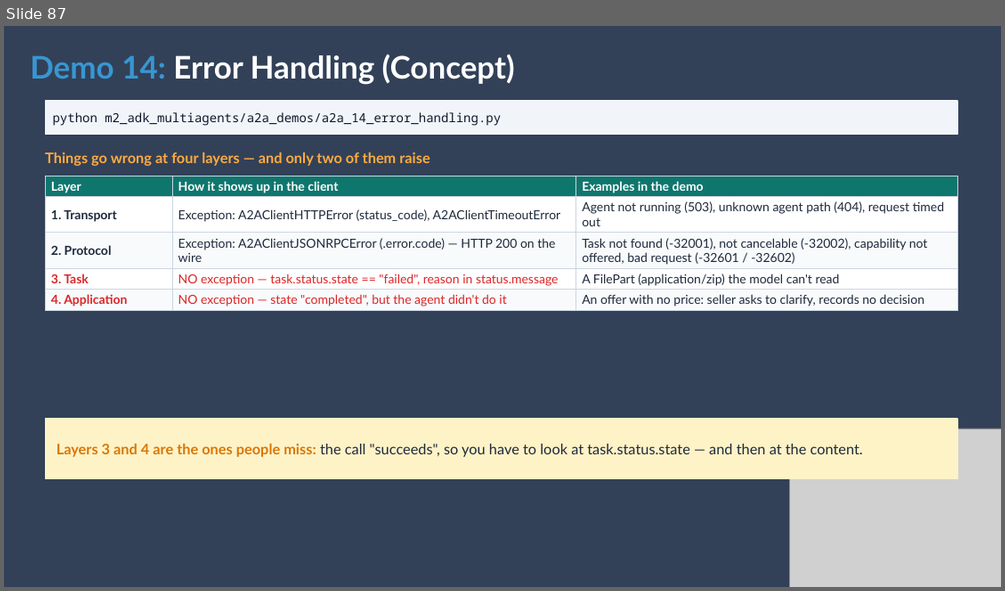
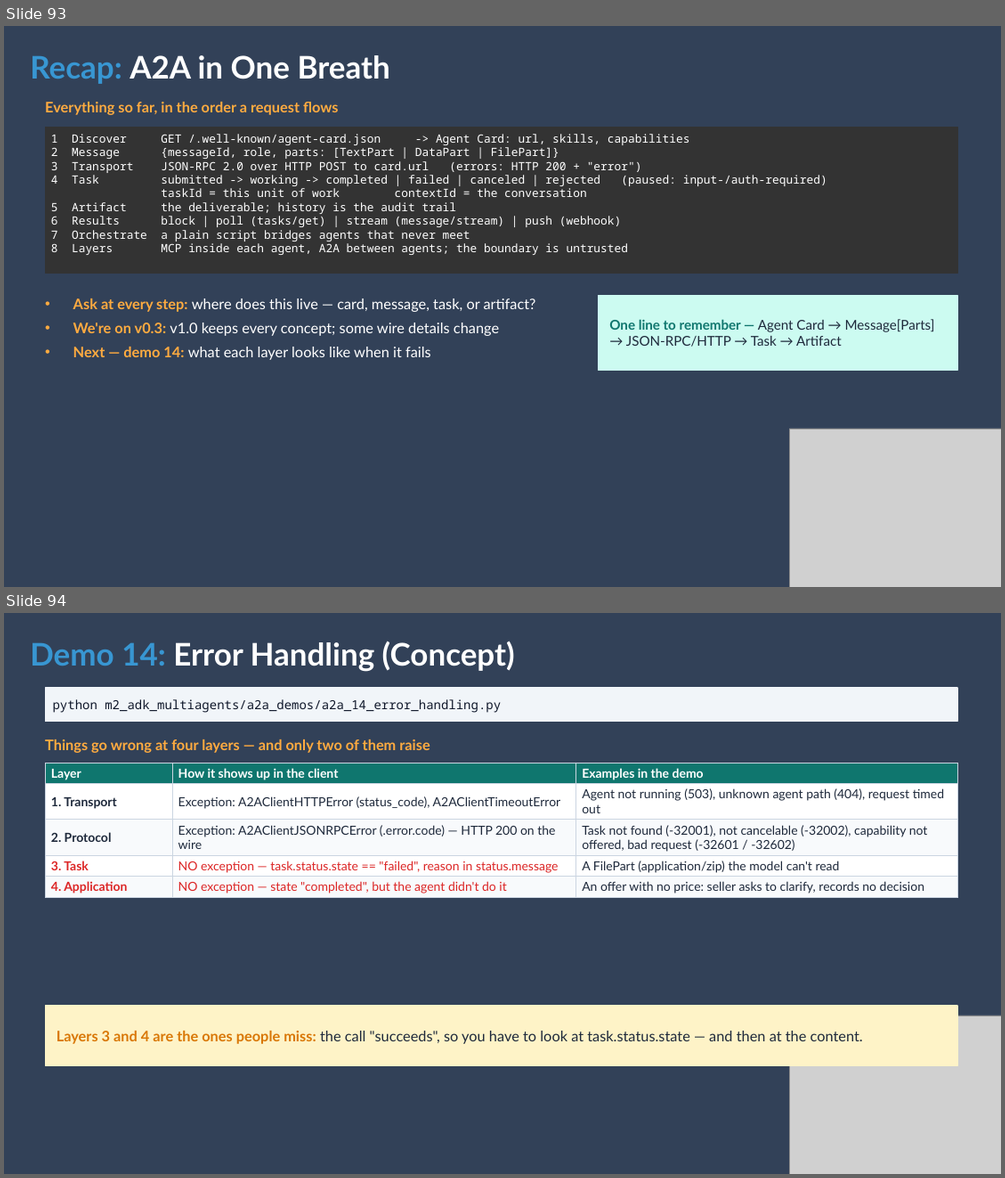
Before and after one commit to jeev1992/real-estate-negotiation-simulator, a slide deck: Week 6 _ Agent Communication Protocols_ MCP, A2A, and Google ADK.pptx. Shown one above the other, each under a label of ours: slide 87 before the commit, slides 93 and 94 after it. The pictures are 1005x591 and 1005x1178 pixels, drawn with LibreOffice and Linux fonts; fonts in the diff are those of the drawing; grey boxes stand for pictures. Boxes give left, top, right and bottom in pixels: in the first picture for what was removed or moved away, otherwise in the second. Text is boxed around its words. In the diff, an @@ line names an element or a change of style, - is before the commit and + after.

```diff
--- a/Week 6 _ Agent Communication Protocols_ MCP, A2A, and Google ADK.pptx
+++ b/Week 6 _ Agent Communication Protocols_ MCP, A2A, and Google ADK.pptx
@@ slide 93 added at (x1=4, y1=26, x2=1001, y2=587), background #324158 @@
@@ text added at (x1=30, y1=55, x2=390, y2=84), 30 pt, text #FFFFFF, bold @@
+Recap: A2A in One Breath
@@ text added at (x1=45, y1=102, x2=339, y2=115), 14 pt, text #FFAB40, bold @@
+Everything so far, in the order a request flows
@@ rectangle added at (x1=45, y1=127, x2=957, y2=273), fill #333333, outline #333333 1 pt @@
@@ text added at (x1=51, y1=134, x2=827, y2=255), 11 pt, text #FFFFFF @@
+1 Discover GET /.well-known/agent-card.json -> Agent Card: url, skills, capabilities
+2 Message {messageId, role, parts: [TextPart | DataPart | FilePart]}
+3 Transport JSON-RPC 2.0 over HTTP POST to card.url (errors: HTTP 200 + "error")
+4 Task submitted -> working -> completed | failed | canceled | rejected (paused: input-/auth-required)
+taskId = this unit of work contextId = the conversation
+5 Artifact the deliverable; history is the audit trail
+6 Results block | poll (tasks/get) | stream (message/stream) | push (webhook)
+7 Orchestrate a plain script bridges agents that never meet
+8 Layers MCP inside each agent, A2A between agents; the boundary is untrusted
@@ text added at (x1=73, y1=298, x2=536, y2=360), 14 pt, text #FFFFFF @@
+• Ask at every step: where does this live — card, message, task, or artifact?
+• We're on v0.3: v1.0 keeps every concept; some wire details change
+• Next — demo 14: what each layer looks like when it fails
@@ rectangle added at (x1=599, y1=295, x2=957, y2=370), fill #CCFBF1, outline #CCFBF1 1 pt @@
@@ text added at (x1=609, y1=319, x2=935, y2=346), 13 pt, text #1E293B @@
+One line to remember — Agent Card → Message[Parts] → JSON-RPC/HTTP → Task → Artifact
@@ picture added at (x1=790, y1=428, x2=1001, y2=587) @@
@@ what was slide 87 is now slide 94 @@
```
Also in this commit, not shown: 2 slides changed, 6 other slides added, 21 other files.
